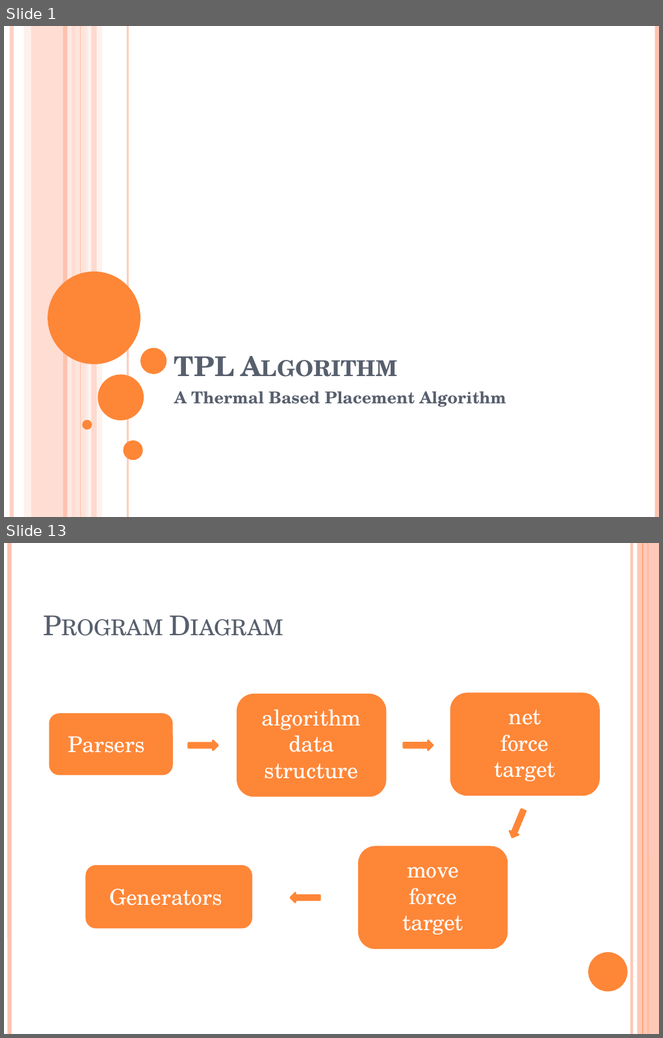
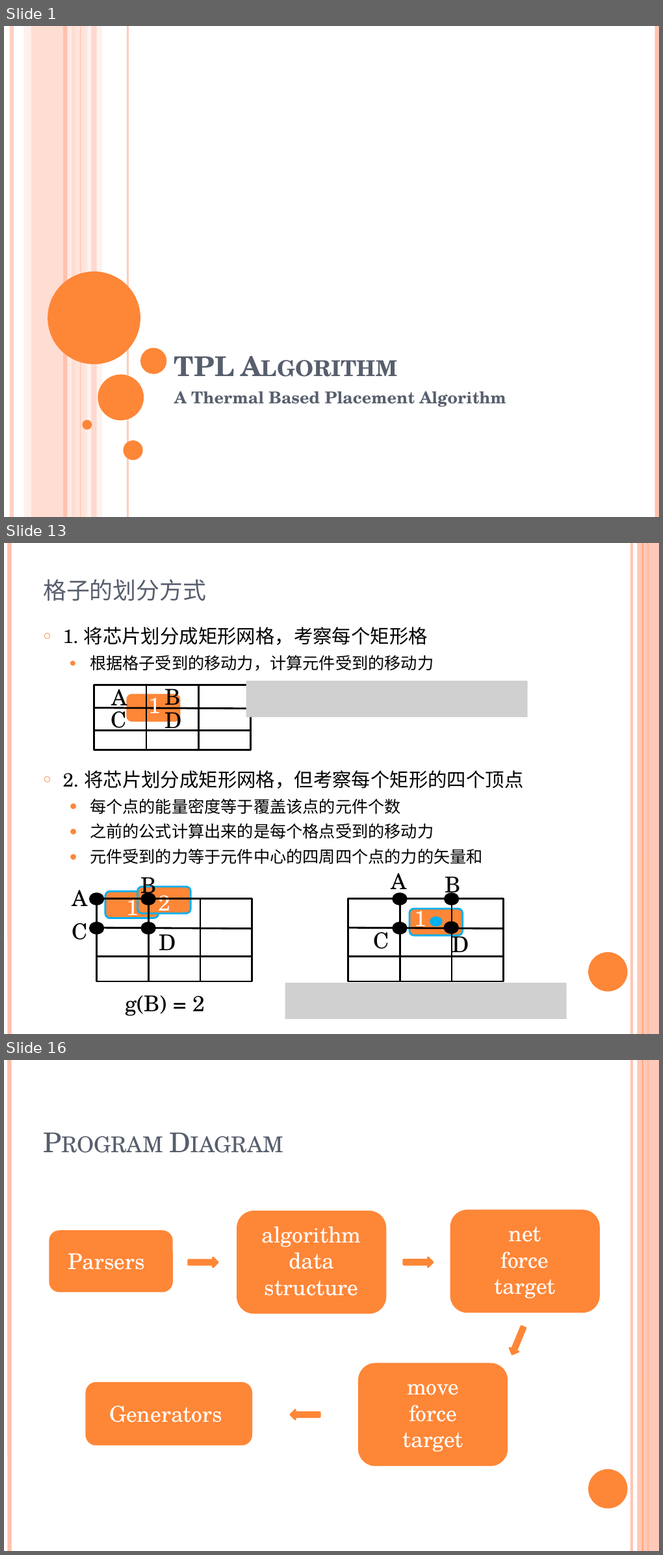
Before and after one commit to marcusgao94/TPL, a slide deck: doc/TPL.pptx. Shown one above the other, each under a label of ours: slides 1 and 13 before the commit, slides 1, 13 and 16 after it; the slides between them are not shown. The pictures are 663x1038 and 663x1555 pixels, drawn with LibreOffice and Linux fonts; fonts in the diff are those of the drawing; grey boxes stand for pictures. Boxes give left, top, right and bottom in pixels: in the first picture for what was removed or moved away, otherwise in the second. Text is boxed around its words. In the diff, an @@ line names an element or a change of style, - is before the commit and + after.

```diff
--- a/doc/TPL.pptx
+++ b/doc/TPL.pptx
@@ slide 13 added at (4, 543, 659, 1034), background #FFFFFF; not listed: 6 template elements that a slide beside it also shows @@
@@ title added at (43, 579, 206, 601), 32 pt, text #575F6D, small capitals @@
+格子的划分方式
@@ text added at (63, 627, 523, 864), 18 pt, text #000000 @@
+  ○ 1. 将芯片划分成矩形网格，考察每个矩形格
+    ● 根据格子受到的移动力，计算元件受到的移动力
+  ○ 2. 将芯片划分成矩形网格，但考察每个矩形的四个顶点
+    ● 每个点的能量密度等于覆盖该点的元件个数
+    ● 之前的公式计算出来的是每个格点受到的移动力
+    ● 元件受到的力等于元件中心的四周四个点的力的矢量和
@@ group added at (94, 681, 528, 750): 5 texts, 4 lines, 1 rounded rectangle, 1 rectangle, 1 picture @@
+D
+B
+C
+A
+1
@@ group added at (72, 871, 252, 1016): 7 texts, 4 lines, 4 ellipses, 2 rounded rectangles, 1 rectangle @@
+g(B) = 2
+1
+2
+B
+C
+A
+D
@@ group added at (348, 873, 504, 982): 5 texts, 5 ellipses, 4 lines, 1 rounded rectangle, 1 rectangle @@
+1
+B
+C
+A
+D
@@ picture added at (285, 983, 567, 1019) @@
@@ what was slide 13 is now slide 16 @@
```
Also in this commit, not shown: 10 slides changed, 3 other slides added, 1 slide removed, 5 other files.
